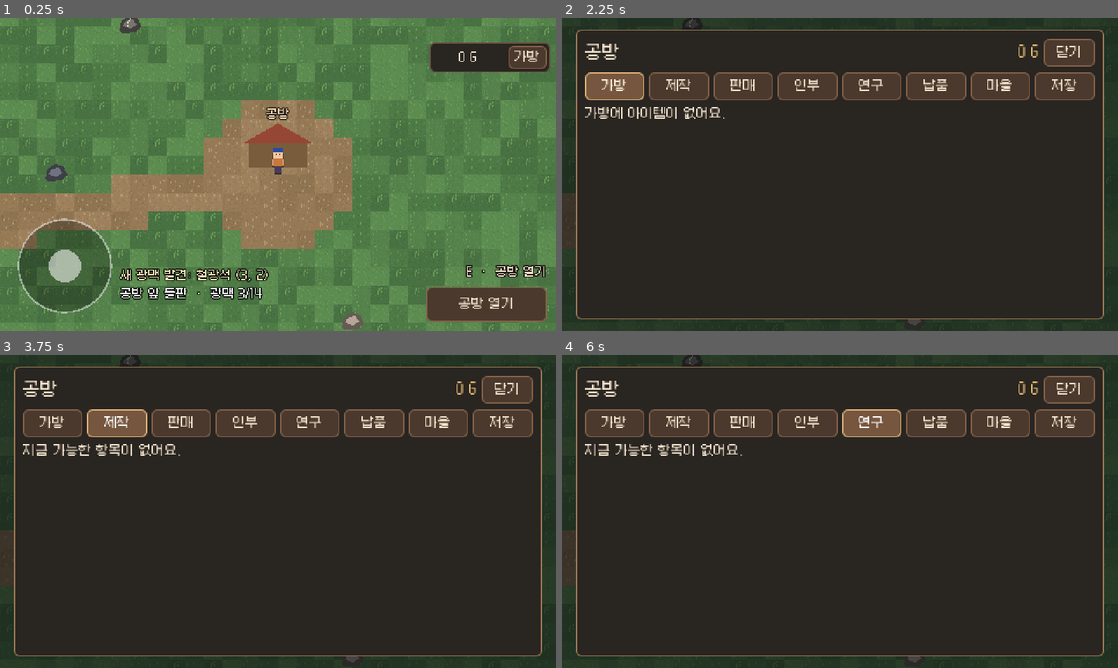
Above: before the commit, frames 1-4 (two rows, left to right).
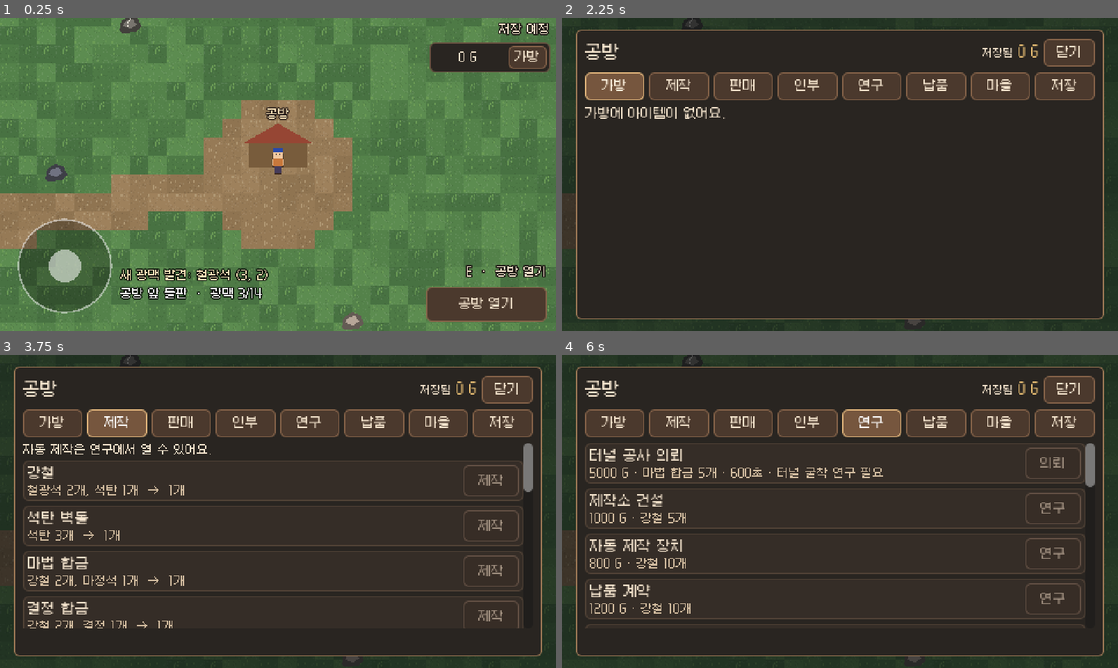
Above: after the commit, the same moments.

Repository: Bellsier/mining-workshop-godot
Game: Godot game, scene res://scenes/world/world_map.tscn
Same seed, same stepped clock (60 frames per second), same inputs: the game is played once before the commit and once after it.
Inputs:
- Up to frame 1 (0.25 s): no input
- Up to frame 2 (2.25 s): click "가방" at 0.5 s; click "닫기" at 1.25 s; click "공방 열기" at 2 s
- Up to frame 3 (3.75 s): click "가방" at 2.75 s; click "제작" at 3.5 s
- Up to frame 4 (6 s): click "판매" at 4.25 s; click "인부" at 5 s; click "연구" at 5.75 s

The runs differ from the first frame. In frame 1, 0.3% of the frame differs, in the area x 89-99%, y 1-6%; in frame 2, less than 0.1%; in frame 3, 5.6%; in frame 4, 6.3%, in the area x 4-96%, y 9-88%.
Error before the commit: Parse Error: Cannot infer the type of "well_formed" variable because the value doesn't have a set type. (res://scripts/workshop_save.gd:119)

Commit message:
Type the base64 check of the kept original
Co-Authored-By: Claude Opus 5.5 <noreply@anthropic.com>
Claude-Session: https://claude.ai/code/session_01Ni93vrHVNsqdfN7W1bkCp3

Diff:
--- a/scripts/exact_json.gd
+++ b/scripts/exact_json.gd
@@ -71,7 +71,7 @@
 static func shortest_digits(x: float) -> Array:
 	var exact := _exact_decimal(x)
 	# Below the smallest normal double precision is lower, so fewer than 15 digits can be the shortest.
-	var precisions := range(1, 18) if x < _from_bits(0x0010000000000000) else [15, 16, 17]
+	var precisions: Array = range(1, 18) if x < _from_bits(0x0010000000000000) else [15, 16, 17]
 	for precision: int in precisions:
 		var rounded := _round_digits(exact[0], precision)
 		var digits: String = rounded[0]
--- a/scripts/workshop_save.gd
+++ b/scripts/workshop_save.gd
@@ -116,9 +116,10 @@
 	if _base64 == null:
 		_base64 = RegEx.create_from_string("^(?:[A-Za-z0-9+/]{4})*(?:[A-Za-z0-9+/]{2}==|[A-Za-z0-9+/]{3}=)?$")
 	# Checked first: Godot prints engine errors for text that is not base64.
-	var well_formed := not encoded.is_empty() and _base64.search(encoded) != null
-	var bytes := Marshalls.base64_to_raw(encoded) if well_formed else PackedByteArray()
-	if not well_formed or Marshalls.raw_to_base64(bytes) != encoded:
+	var text_encoded: String = encoded
+	var well_formed: bool = not text_encoded.is_empty() and _base64.search(text_encoded) != null
+	var bytes: PackedByteArray = Marshalls.base64_to_raw(text_encoded) if well_formed else PackedByteArray()
+	if not well_formed or Marshalls.raw_to_base64(bytes) != text_encoded:
 		result.reason = "base64"
 	elif state.get(LEGACY_SHA256) != sha256_hex(bytes):
 		result.reason = "sha256"
